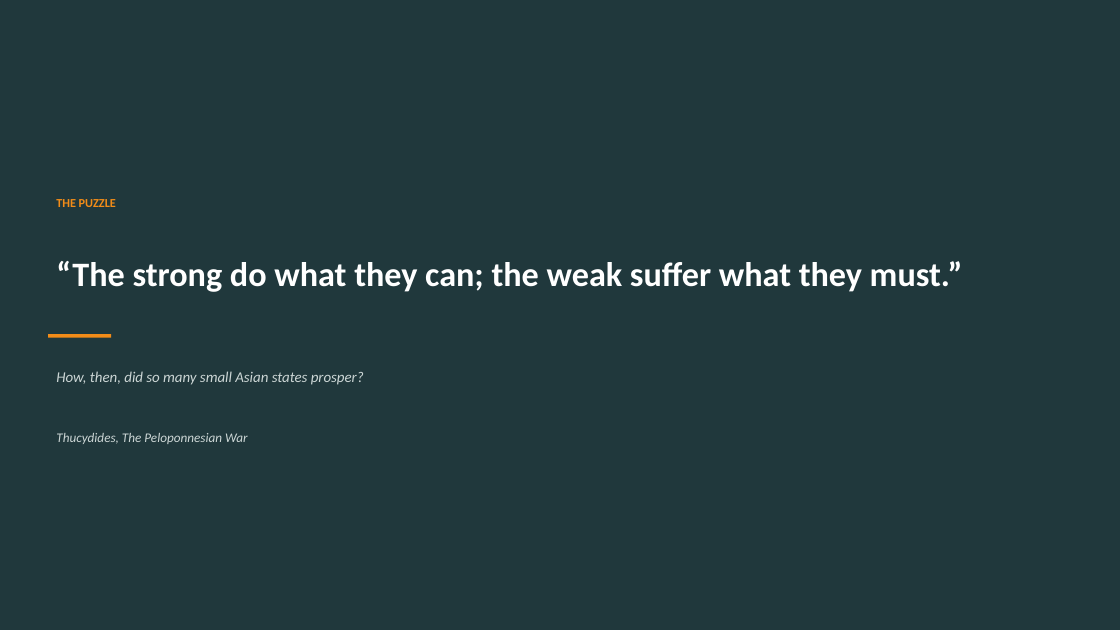
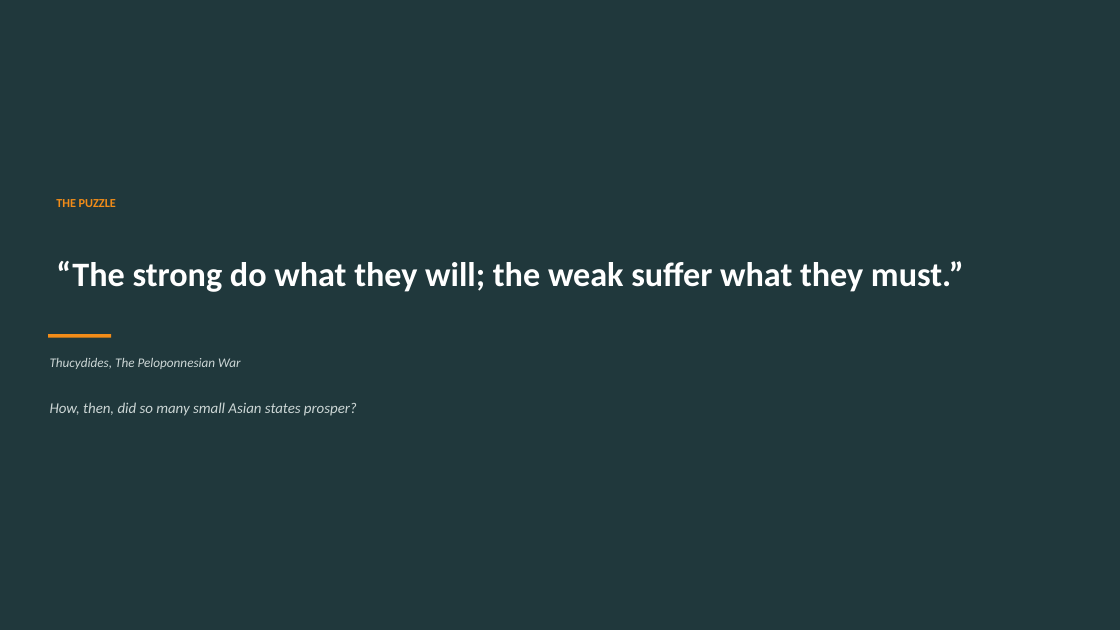
Before and after one commit to DannyQuah/DannyQuah.github.io, a slide deck: slide 7 of Storage/2026.09-Asia-in-a-Disrupted-World-Order-Danny.Quah-crafted-CP.pptx. Drawn at 1120x630 pixels with LibreOffice and Linux fonts; fonts in the diff are those of the drawing. Boxes give left, top, right and bottom in pixels: in the first picture for what was removed or moved away, otherwise in the second. Text is boxed around its words. In the diff, an @@ line names an element or a change of style, - is before the commit and + after.

```diff
--- a/Storage/2026.09-Asia-in-a-Disrupted-World-Order-Danny.Quah-crafted-CP.pptx
+++ b/Storage/2026.09-Asia-in-a-Disrupted-World-Order-Danny.Quah-crafted-CP.pptx
@@ text at (56,261,964,292): text changed @@
-“The strong do what they can; the weak suffer what they must.”
+“The strong do what they will; the weak suffer what they must.”
@@ text "Thucydides, The Peloponnesian War": place and size @@
-text "Thucydides, The Peloponnesian War" at (56,433,247,444)
+text "Thucydides, The Peloponnesian War" at (50,358,240,369)
@@ text "How, then, did so many ...": place and size @@
-text "How, then, did so many ..." at (56,371,364,385)
+text "How, then, did so many ..." at (50,402,357,416)
```
Also in this commit, not shown: 20 other slides changed.
